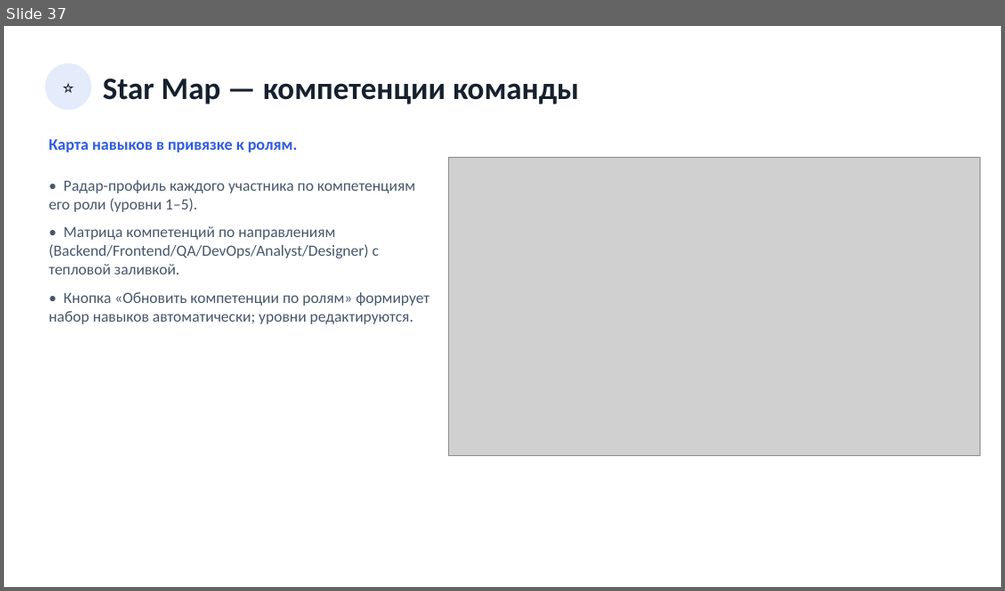
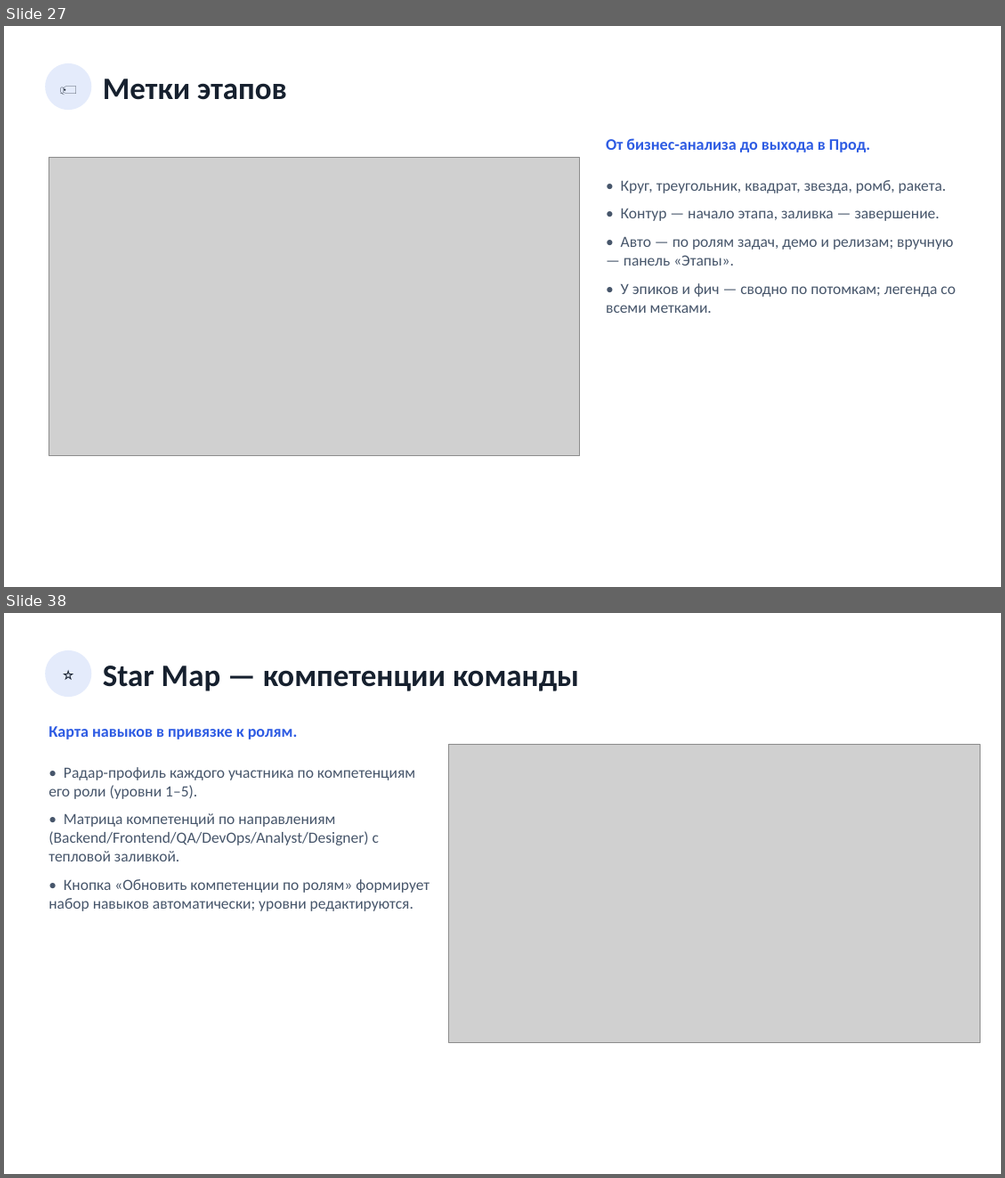
Before and after one commit to neoandrey1985/Planirovanie, a slide deck: frontend/docs/Презентация_приложения.pptx. Shown one above the other, each under a label of ours: slide 37 before the commit, slides 27 and 38 after it; the slides between them are not shown. The pictures are 1005x591 and 1005x1178 pixels, drawn with LibreOffice and Linux fonts; fonts in the diff are those of the drawing; grey boxes stand for pictures. Boxes give left, top, right and bottom in pixels: in the first picture for what was removed or moved away, otherwise in the second. Text is boxed around its words. In the diff, an @@ line names an element or a change of style, - is before the commit and + after.

```diff
--- a/frontend/docs/Презентация_приложения.pptx
+++ b/frontend/docs/Презентация_приложения.pptx
@@ slide 27 added at <box>4,26,1001,587</box>, background #FFFFFF @@
@@ ellipse added at <box>45,63,91,110</box>, fill #E4EBFB, 18 pt, text #16202E @@
+🏷
@@ text added at <box>103,79,287,100</box>, 30 pt, text #16202E, bold @@
+Метки этапов
@@ picture added at <box>48,157,580,455</box> @@
@@ text added at <box>606,138,870,152</box>, 15.5 pt, text #2D5BE3, bold @@
+От бизнес-анализа до выхода в Прод.
@@ text added at <box>606,180,955,313</box>, 15 pt, text #47566B @@
+• Круг, треугольник, квадрат, звезда, ромб, ракета.
+• Контур — начало этапа, заливка — завершение.
+• Авто — по ролям задач, демо и релизам; вручную — панель «Этапы».
+• У эпиков и фич — сводно по потомкам; легенда со всеми метками.
@@ what was slide 37 is now slide 38 @@
```
Also in this commit, not shown: 25 other files.
